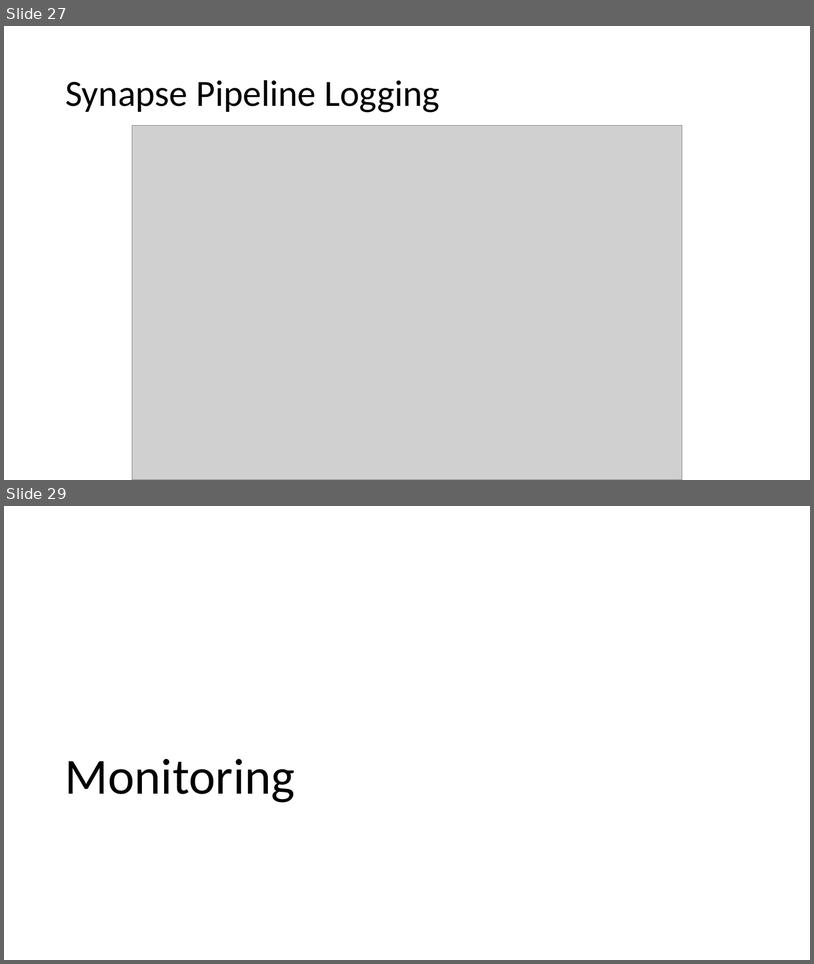
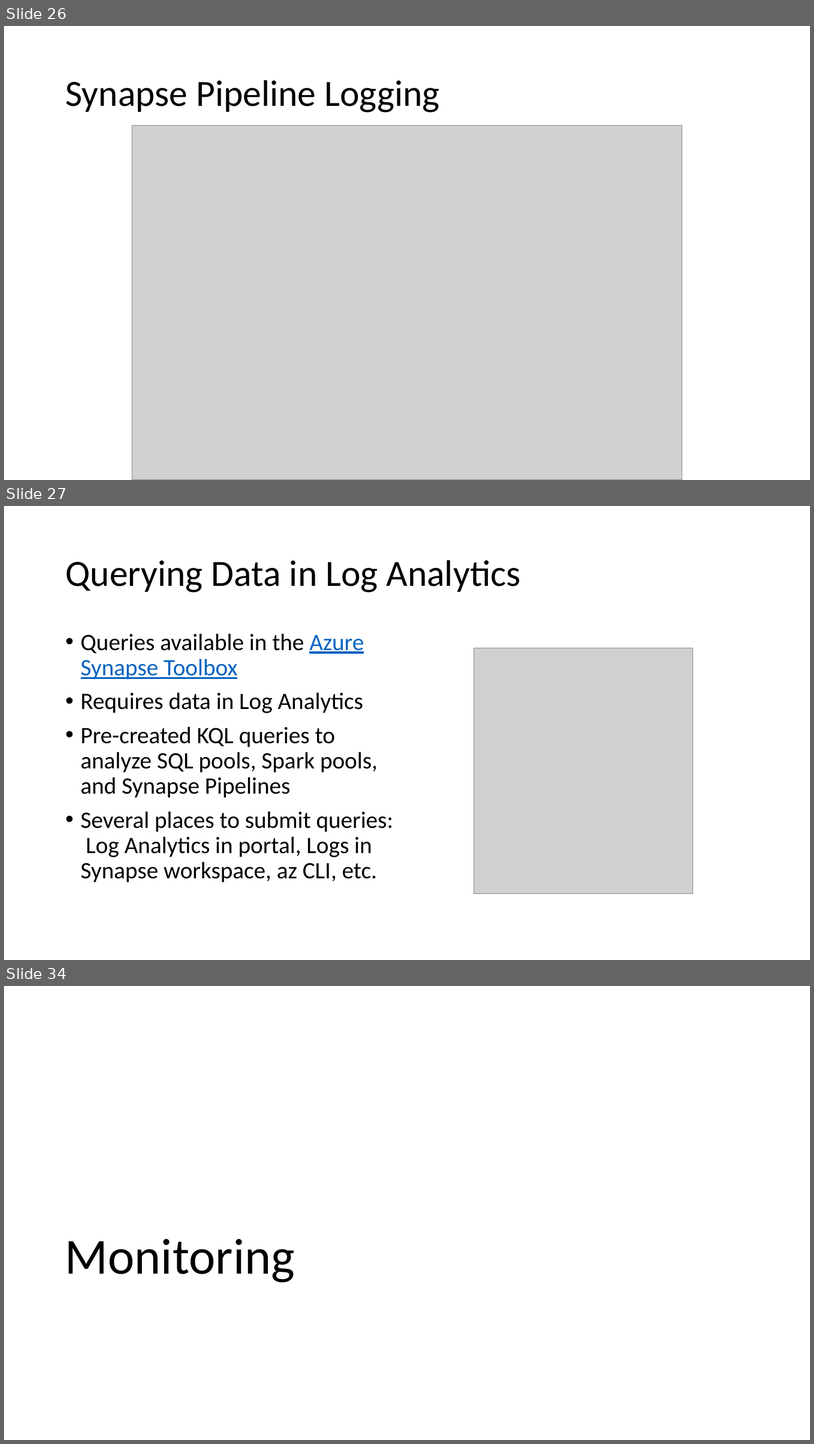
Before and after one commit to solliancenet/precon-synapse-power-bi, a slide deck: Slides/03 - Synapse Administration.pptx. Shown one above the other, each under a label of ours: slides 27 and 29 before the commit, slides 26, 27 and 34 after it; the slides between them are not shown. The pictures are 814x964 and 814x1444 pixels, drawn with LibreOffice and Linux fonts; fonts in the diff are those of the drawing; grey boxes stand for pictures. Boxes give left, top, right and bottom in pixels: in the first picture for what was removed or moved away, otherwise in the second. Text is boxed around its words. In the diff, an @@ line names an element or a change of style, - is before the commit and + after.

Commit message:
Updating Synapse administration deck

```diff
--- a/Slides/03 - Synapse Administration.pptx
+++ b/Slides/03 - Synapse Administration.pptx
@@ slide 27 added at bbox=[4, 506, 810, 960], background #FFFFFF @@
@@ title added at bbox=[65, 560, 521, 592], 44 pt, text #000000 @@
+Querying Data in Log Analytics
@@ text added at bbox=[81, 633, 393, 882], 28 pt, text #000000 @@
+• Queries available in the Azure Synapse Toolbox
+• Requires data in Log Analytics
+• Pre-created KQL queries to analyze SQL pools, Spark pools, and Synapse Pipelines
+• Several places to submit queries: Log Analytics in portal, Logs in Synapse workspace, az CLI, etc.
@@ picture added at bbox=[474, 648, 693, 893] @@
@@ what was slide 27 is now slide 26 @@
@@ what was slide 29 is now slide 34 @@
```
Also in this commit, not shown: 8 other slides added, 3 slides removed.
